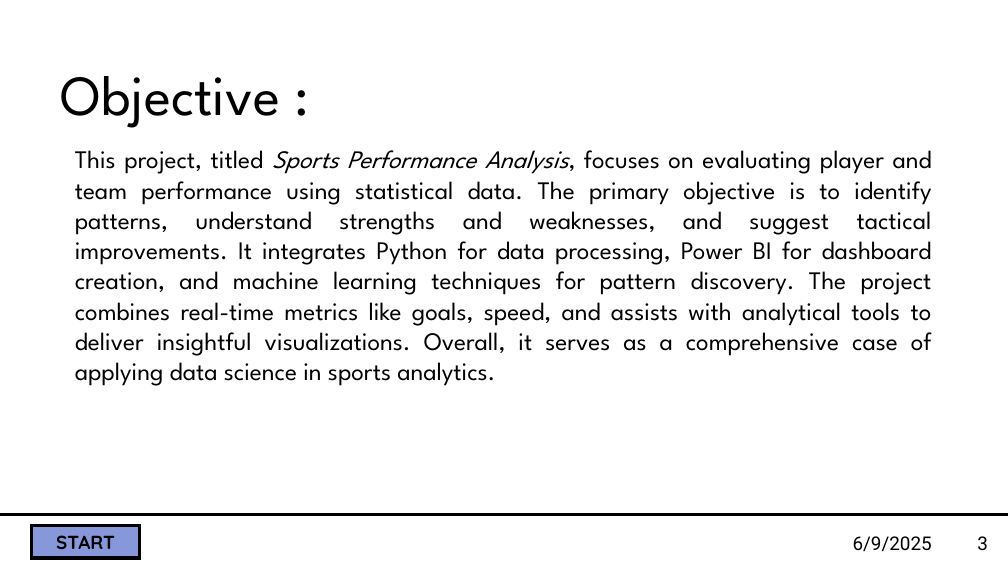
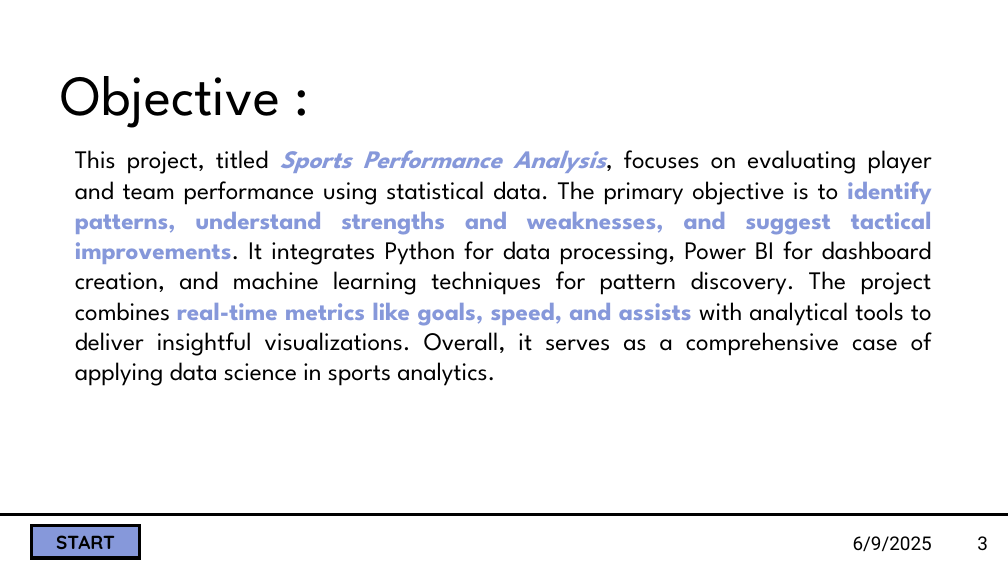
Before and after one commit to Sakshi-hub24/DS_MajorProject_SportsPerfromanceAnalysis.github.io, a slide deck: slide 3 of SPA PPT/Sports Performance Analysis.pptx. Drawn at 1008x567 pixels with LibreOffice and Linux fonts; fonts in the diff are those of the drawing; background and template pictures are left out. Boxes give left, top, right and bottom in pixels: in the first picture for what was removed or moved away, otherwise in the second. Text is boxed around its words. In the diff, an @@ line names an element or a change of style, - is before the commit and + after.

```diff
--- a/SPA PPT/Sports Performance Analysis.pptx
+++ b/SPA PPT/Sports Performance Analysis.pptx
@@ text "This project, titled Sports Performance ..." at <box>75,150,932,386</box>: text colour #000000 to #8698DA, bold on in "Sports Performance Analysis, identify patterns, understand s ..." @@
```
Also in this commit, not shown: 1 other slide changed, 2 slides added, 1 other file.
